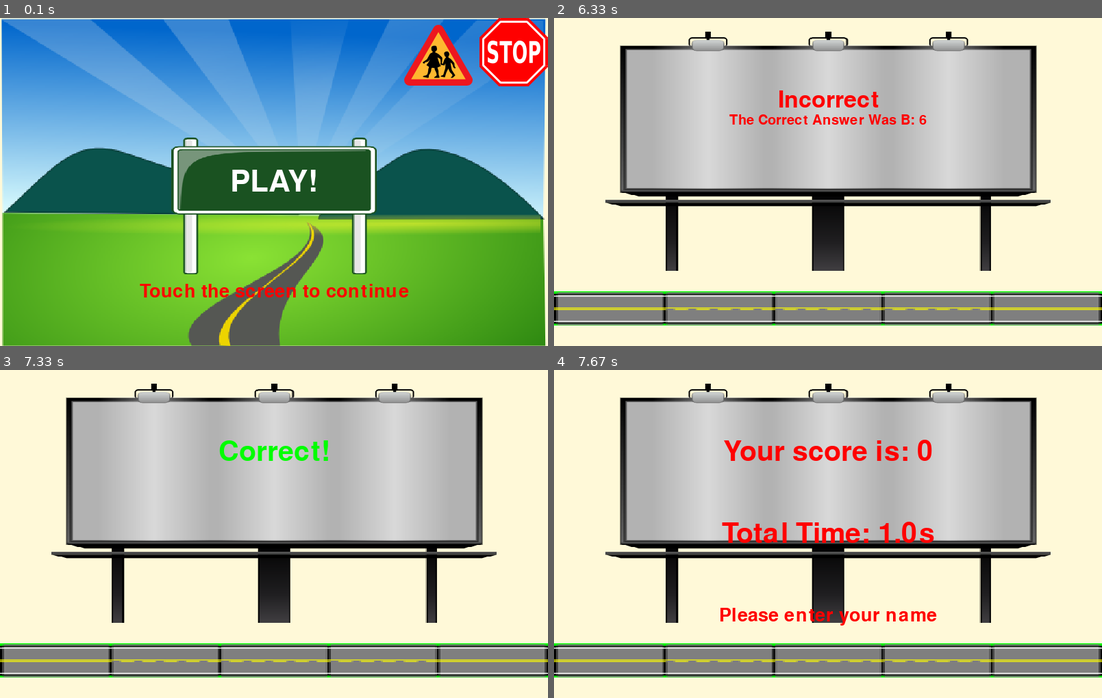
Above: before the commit, frames 1-4 (two rows, left to right).
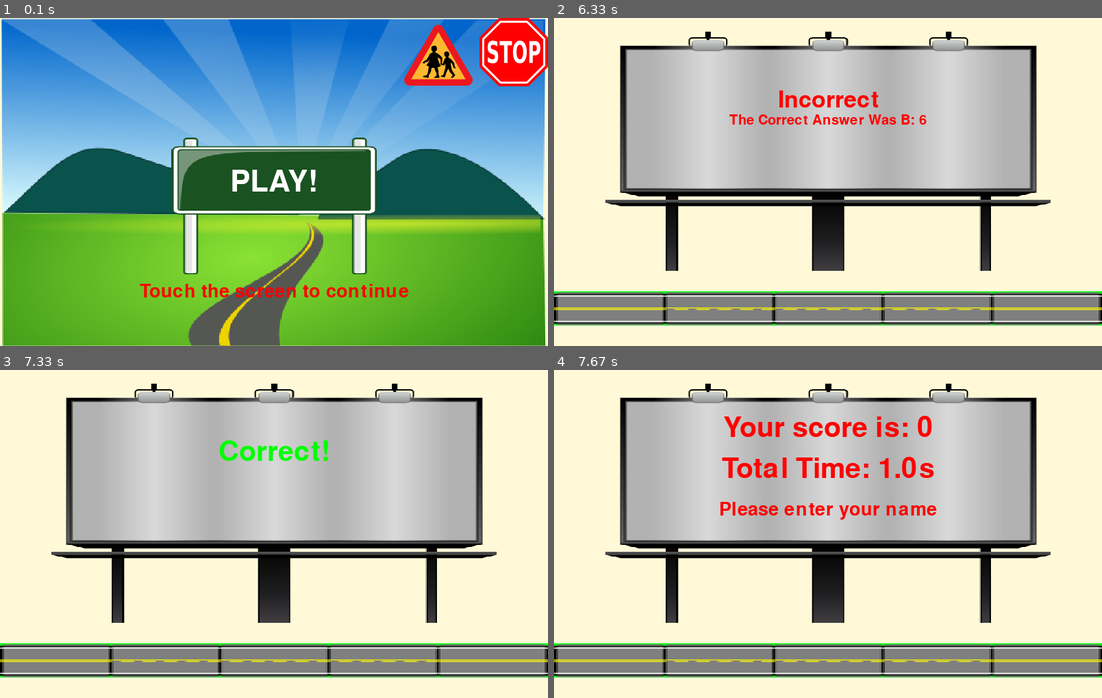
Above: after the commit, the same moments.

Repository: danielchriscarter/PiRight
Game: pygame game, started from home.py
Same seed, same stepped clock (60 frames per second), same inputs: the game is played once before the commit and once after it.
Inputs (mouse positions are in pixels of both pictures, inside the frame that each line leads up to):
- Up to frame 1 (0.1 s): no input
- Up to frame 2 (6.33 s): press the mouse at (828, 175) at 0.37 s; move the mouse to (740, 152) at 0.47 s; release the mouse at (658, 132) at 0.6 s; hold D 0.67-1.13 s; move the mouse to (910, 67) at 0.7 s; hold A 1.67-2.2 s; tap B at 1.82, 3.48 s; hold A 2.23-2.63 s; hold D 2.67-3.3 s; hold A 3.33-3.8 s; hold A 5.4-5.8 s
- Up to frame 3 (7.33 s): hold A 6.5-6.97 s; tap B at 6.65 s
- Up to frame 4 (7.67 s): no input

Frames 1-3 are identical in both runs. In frame 4, 5.2% of the frame differs, in the area x 30-70%, y 13-78%.

Commit message:
Changed placement of text on end screen

Diff:
--- a/pygame_output.py
+++ b/pygame_output.py
@@ -122,10 +122,10 @@
                 if(finished==True):
                     #self.quiz.questions[index].duration = time.time() - startTime
                     timeTaken = round(self.quiz.totalTime(),2)
-                    DisplayText(self.screen, "Your score is: " + str(self.quiz.questions_score),60, (255,0,0), x=self.width/2, y=self.height/4)
-                    DisplayText(self.screen, "Total Time: " + str(timeTaken) + "s", 60, (255,0,0), x=self.width/2, y=self.height/2)
+                    DisplayText(self.screen, "Your score is: " + str(self.quiz.questions_score),60, (255,0,0), x=self.width/2, y=25 + self.height/8)
+                    DisplayText(self.screen, "Total Time: " + str(timeTaken) + "s", 60, (255,0,0), x=self.width/2, y=25 + self.height/4)
                     if(name_entered==False):
-                        DisplayText(self.screen, "Please enter your name", 40, (255,0,0), x=self.width/2, y=3*self.height/4)
+                        DisplayText(self.screen, "Please enter your name", 40, (255,0,0), x=self.width/2, y= 25 + 3*self.height/8)
                         if((time.time()-startTime)>5):
                             vkeybd = virtualKeyboard.VirtualKeyboard(self.screen)
                             self.SaveScore(vkeybd.run(""), self.quiz.questions_score, timeTaken)
